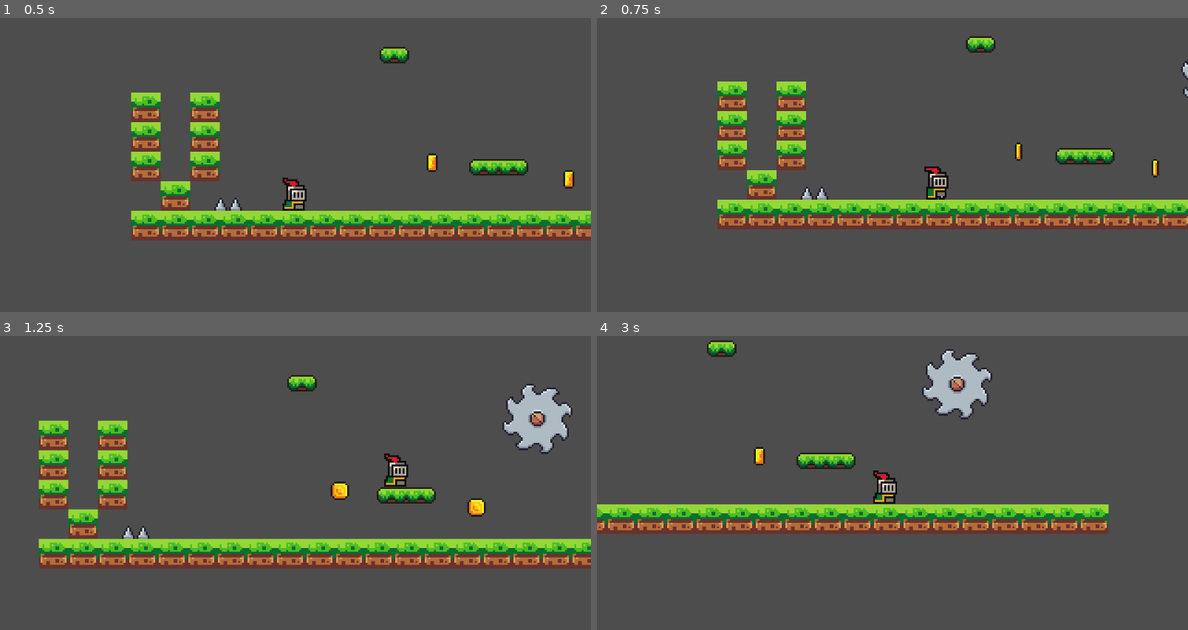
Above: before the commit, frames 1-4 (two rows, left to right).
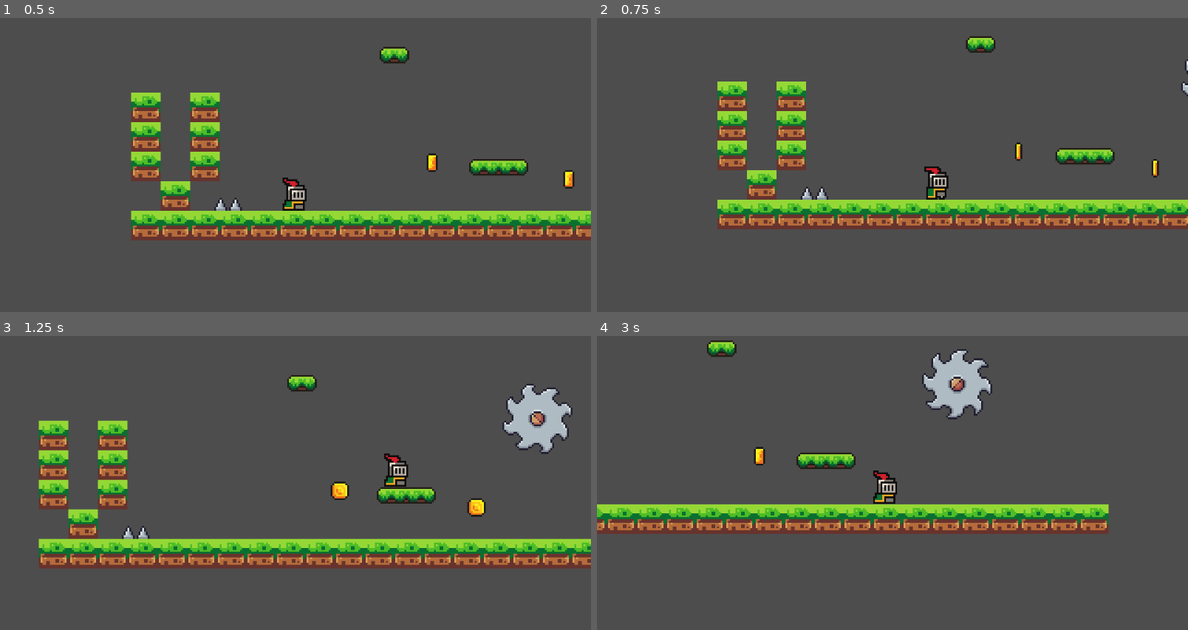
Above: after the commit, the same moments.

Repository: Parth-Agrawal2412/knight_on_the_platform_Source_code
Game: Godot game, scene res://Scenes/game.tscn
The game is run twice, just before and just after one commit, with the same random seed, the same clock (stepped at 60 frames per second) and the same inputs.
Inputs:
- Up to frame 1 (0.5 s): no input
- Up to frame 2 (0.75 s): hold Right (Right) from 0.53 s (still down)
- Up to frame 3 (1.25 s): keep holding Right (Right); tap Space (Jump) at 0.77 s
- Up to frame 4 (3 s): tap Space (Jump) at 1.52 s; release Right (Right) at 2.03 s; hold Left (Left) 2.03-2.78 s; hold Right (Right) from 2.78 s (still down)

Frame 1 is identical in both runs. In frame 2, less than 0.1% of the frame differs, in the area x 98-100%, y 14-28%; in frame 3, less than 0.1%; in frame 4, 1.2%, in the area x 55-67%, y 4-29%.

Commit message:
fix saw animation

Diff:
--- a/Scenes/saw.tscn
+++ b/Scenes/saw.tscn
@@ -69,7 +69,7 @@
 }],
 "loop": 1,
 "name": &"Revolve",
-"speed": 5.0
+"speed": 8.0
 }, {
 "frames": [{
 "duration": 1.0,
